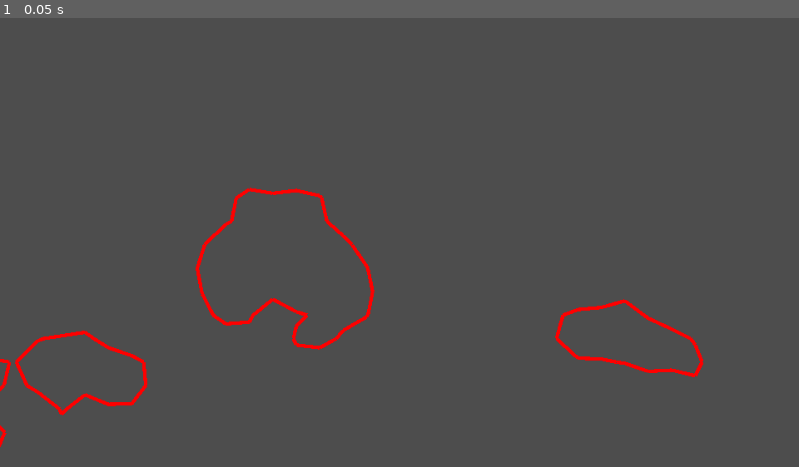
Above: before the commit, frame 1.
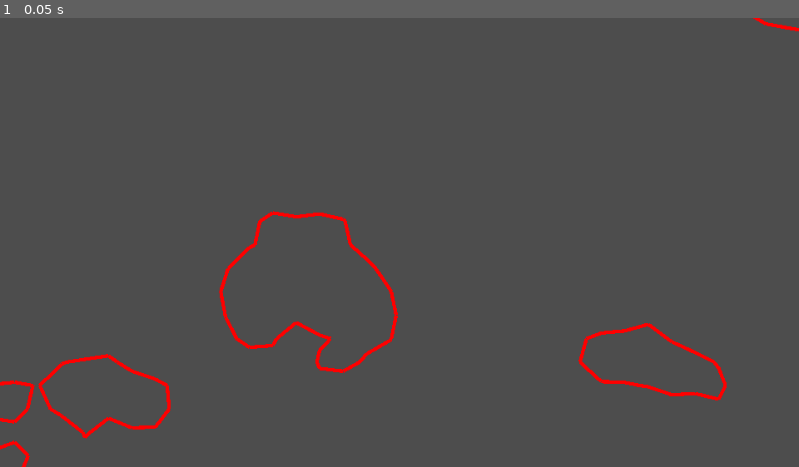
Above: after the commit, the same moment.

Repository: BerkZerker/Strata-Game-Project
Game: Godot game, scene res://game.tscn
The game is run twice, just before and just after one commit, with the same random seed, the same clock (stepped at 60 frames per second) and the same inputs.
Inputs:
- Up to frame 1 (0.05 s): no input

The runs differ from the first frame. In frame 1, 3.1% of the frame differs, in the area x 0-100%, y 0-100%.

Commit message:
Update marching_squares.gd

Diff:
--- a/marching_squares.gd
+++ b/marching_squares.gd
@@ -40,11 +40,43 @@
 	return state
 
 
+# Takes a 2D array and returns a new 2D array with a 1-cell border.
+static func pad_2d_array(source_data: Array, padding_value) -> Array:
+	# Handle cases where the source data might be empty.
+	if source_data.is_empty() or source_data[0].is_empty():
+		return []
+
+	var original_width = source_data.size()
+	var original_height = source_data[0].size()
+
+	var padded_width = original_width + 2
+	var padded_height = original_height + 2
+
+	# --- 1. Create the new, larger grid filled with the padding value ---
+	var padded_data = []
+	for i in range(padded_width):
+		var new_column = []
+		new_column.resize(padded_height)
+		new_column.fill(padding_value)
+		padded_data.append(new_column)
+
+	# --- 2. Copy the original data into the center of the new grid ---
+	for x in range(original_width):
+		for y in range(original_height):
+			# The "+ 1" offset ensures the data is placed in the middle,
+			# leaving a 1-cell border on all sides.
+			padded_data[x + 1][y + 1] = source_data[x][y]
+
+	return padded_data
+
+
 # Returns an Array of points representing the verticies calculated from the volumetric data.
 static func generate_vertices(data: Array, iso_level: float, scale: int, start_pos: Vector2i, section_size: Vector2i) -> Array:
 	var vertices = []
 	var width = section_size.x
 	var height = section_size.y
+
+	data = pad_2d_array(data, 0.0) # Pad the data to avoid index errors
 
 	for x in range(start_pos.x, width + start_pos.x):
 		for y in range(start_pos.y, height + start_pos.y):
